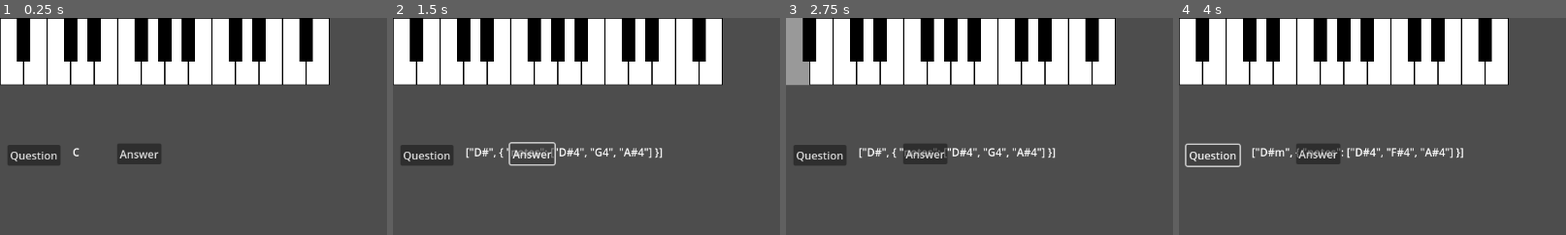
Above: before the commit, frames 1-4 (left to right).
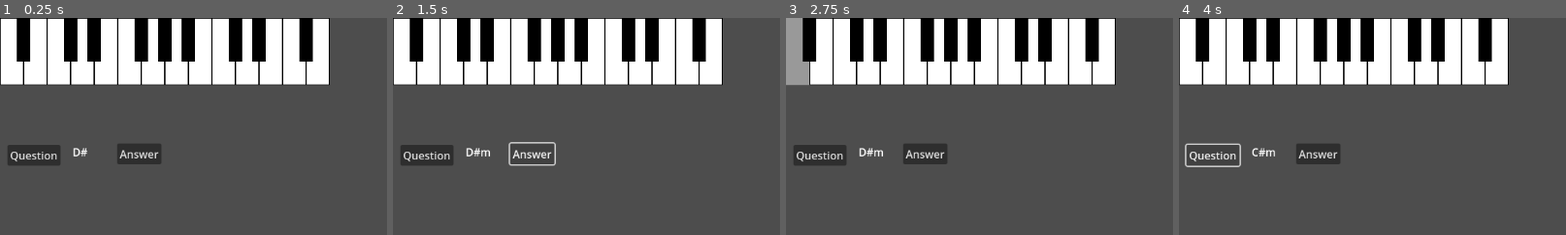
Above: after the commit, the same moments.

Repository: mjXmsdgh/godot_piano
Game: Godot game, scene res://scenes/chord_to_notes.tscn
Same seed, same stepped clock (60 frames per second), same inputs: the game is played once before the commit and once after it.
Inputs (mouse positions are % of the whole screen's width and height, from its top left):
- Up to frame 1 (0.25 s): no input
- Up to frame 2 (1.5 s): click "Question" at 0.5 s; click "Answer" at 1.25 s
- Up to frame 3 (2.75 s): click (2, 8) at 2.02 s
- Up to frame 4 (4 s): click (2, 8) at 2.77 s; click "Question" at 3.5 s
The pictures show only the part of the screen within x 0-50%, y 0-50%; the shares and areas given below are measured in that part.

The runs differ from the first frame. In frame 1, less than 0.1% of the frame differs, in the area x 18-23%, y 59-64%; in frame 2, 0.9%; in frame 3, 0.9%; in frame 4, 0.9%, in the area x 18-74%, y 59-65%.

Commit message:
judge

Diff:
--- a/godot_piano/scenes/chord_to_notes.tscn
+++ b/godot_piano/scenes/chord_to_notes.tscn
@@ -35,4 +35,3 @@
 text = "Answer"
 
 [connection signal="pressed" from="QuestionNode/QuestionButton" to="QuestionNode" method="_on_question_button_pressed"]
-[connection signal="pressed" from="QuestionNode/answer" to="kenban" method="_on_answer_pressed"]
--- a/godot_piano/scripts/kenban.gd
+++ b/godot_piano/scripts/kenban.gd
@@ -74,7 +74,3 @@
 # Called every frame. 'delta' is the elapsed time since the previous frame.
 func _process(delta: float) -> void:
 	pass
-
-
-func _on_answer_pressed() -> void:
-	pass # Replace with function body.
--- a/godot_piano/scripts/question_node.gd
+++ b/godot_piano/scripts/question_node.gd
@@ -11,6 +11,9 @@
 @onready var question_label: Label = $Question
 
 var target_chord="C"
+var current_target_chord_name: String = ""
+var current_target_chord_notes
+var user_played_notes: Array = []
 
 # クイズのインタラクション状態
 enum QuizInteractionState {
@@ -44,6 +47,26 @@
 
 	randomize() # 乱数ジェネレータを初期化
 
+	connect_signals()
+
+	select_chord()
+
+
+
+# keyが押されたときのシグナルを接続する
+func connect_signals() -> void:
+	if not is_instance_valid(piano_keyboard_node):
+		return # ピアノキーボードノードが無効なら何もしない
+
+	# piano_keyboard_node の子ノード（個々のキー）を調べてシグナルに接続
+	for key_node in piano_keyboard_node.get_children():
+		# key.gd スクリプトがアタッチされたノードは "key_pressed" シグナルを持つはず
+		if key_node.has_signal("key_pressed"):
+			# まだ接続されていなければ接続する (重複接続を避ける)
+			if not key_node.is_connected("key_pressed", Callable(self, "_on_individual_key_pressed")):
+				key_node.connect("key_pressed", Callable(self, "_on_individual_key_pressed"))
+
+
 
 # 毎フレーム呼び出される処理 (現在は未使用)
 func _process(delta: float) -> void:
@@ -60,7 +83,7 @@
 
 
 func update_label() -> void:
-	question_label.text=str(target_chord)
+	question_label.text=str(current_target_chord_name)
 
 func select_chord() -> void:
 
@@ -71,7 +94,53 @@
 	var random_number=randi() % num_chords
 
 	# コードを取得
-	target_chord=code_manager.get_chord_by_index(random_number)
+	var chord_info=code_manager.get_chord_by_index(random_number)
+
+	current_target_chord_name=chord_info[0]
+	current_target_chord_notes=chord_info[1]["notes"]
 
 	# ラベルを更新
 	update_label()
+
+
+# 個々の鍵盤が押されたときに呼び出される関数
+func _on_individual_key_pressed(note_name: String) -> void:
+	if not (current_interaction_state == QuizInteractionState.AWAITING_INPUT or \
+			current_interaction_state == QuizInteractionState.COLLECTING_ANSWER):
+		return # 入力受付状態でない場合は何もしない
+
+	user_played_notes.append(note_name)
+	current_interaction_state = QuizInteractionState.COLLECTING_ANSWER
+
+	if user_played_notes.size() >= 3: # 3音入力されたら評価 (ターゲットコードの音数と比較するのがより正確)
+		current_interaction_state = QuizInteractionState.EVALUATING_ANSWER
+		evaluate_answer()
+
+
+# 回答を評価する関数
+func evaluate_answer() -> void:
+	print("Evaluating answer...")
+	print("Target notes: ", current_target_chord_notes)
+	print("User played notes: ", user_played_notes)
+
+	# 簡単な比較ロジック (順序を問わず、構成音が一致するか)
+	var is_correct = false
+	if user_played_notes.size() == current_target_chord_notes.size():
+		var sorted_user_notes = user_played_notes.duplicate()
+		var sorted_target_notes = current_target_chord_notes.duplicate()
+		sorted_user_notes.sort()
+		sorted_target_notes.sort()
+		if sorted_user_notes == sorted_target_notes:
+			is_correct = true
+
+	if is_correct:
+		print("Correct!")
+		# question_label.text = "正解！ 次の問題へ" # 例
+	else:
+		print("Incorrect. Try again.")
+		# question_label.text = "残念！ 正解は %s でした。" % str(current_target_chord_notes) # 例
+
+	# 次のインタラクションの準備
+	user_played_notes.clear() # 評価後、ユーザーの入力をクリア
+	# current_interaction_state = QuizInteractionState.AWAITING_INPUT # すぐに次の入力を待つ場合
+	current_interaction_state = QuizInteractionState.INITIAL # 問題選択に戻る場合
